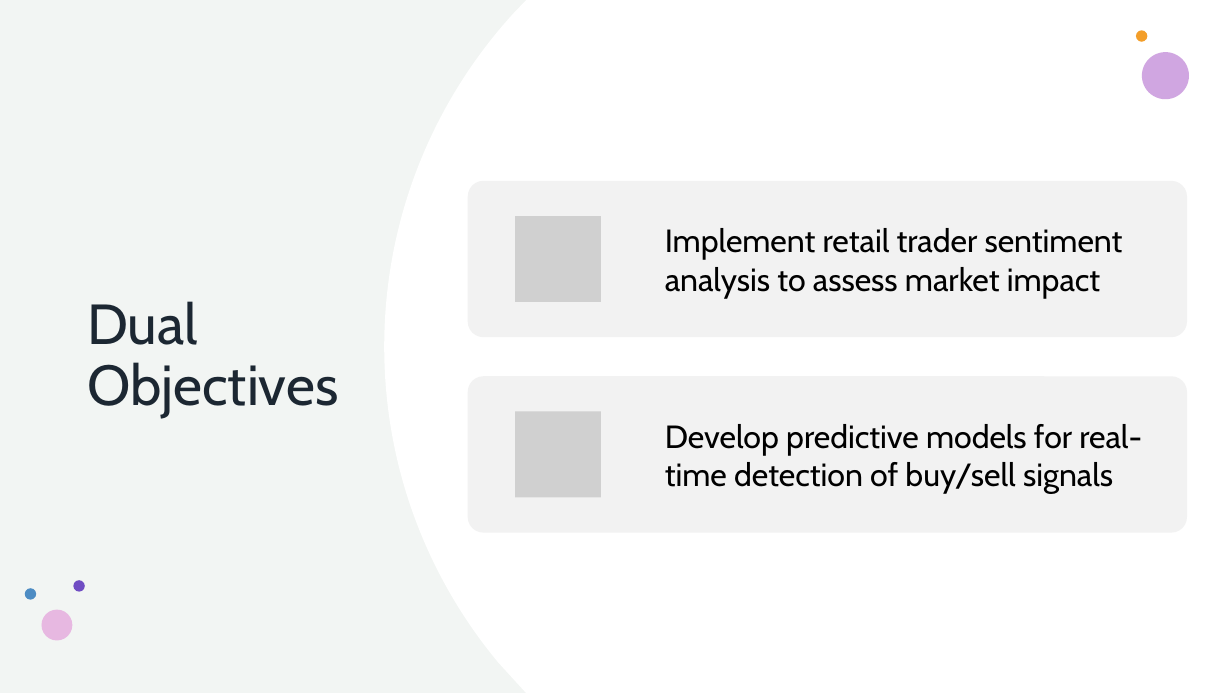
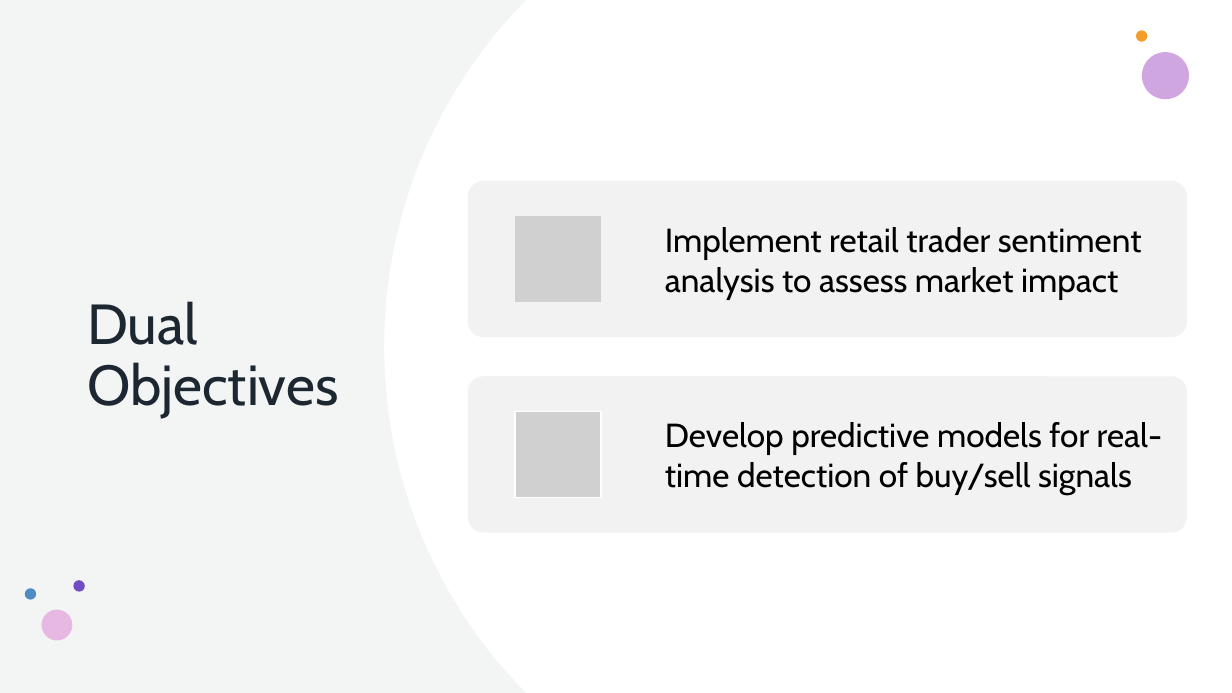
Before and after one commit to howie-zeng/Analyzing-Retail-Sentiment-and-Detecting-Trading-Signals, a slide deck: slide 2 of Presentation.pptx. Drawn at 1232x693 pixels with LibreOffice and Linux fonts; fonts in the diff are those of the drawing; grey boxes stand for pictures. Boxes give left, top, right and bottom in pixels: in the first picture for what was removed or moved away, otherwise in the second. Text is boxed around its words. In the diff, an @@ line names an element or a change of style, - is before the commit and + after.

```diff
--- a/Presentation.pptx
+++ b/Presentation.pptx
@@ text "Implement retail trader sentiment analysis ..." at bbox=[665, 227, 1142, 300]: size 25 to 26 pt @@
@@ text "Develop predictive models for real-time ..." at bbox=[665, 422, 1162, 496]: size 25 to 26 pt @@
```
Also in this commit, not shown: 4 other slides changed, 1 slide added, 1 slide removed.
